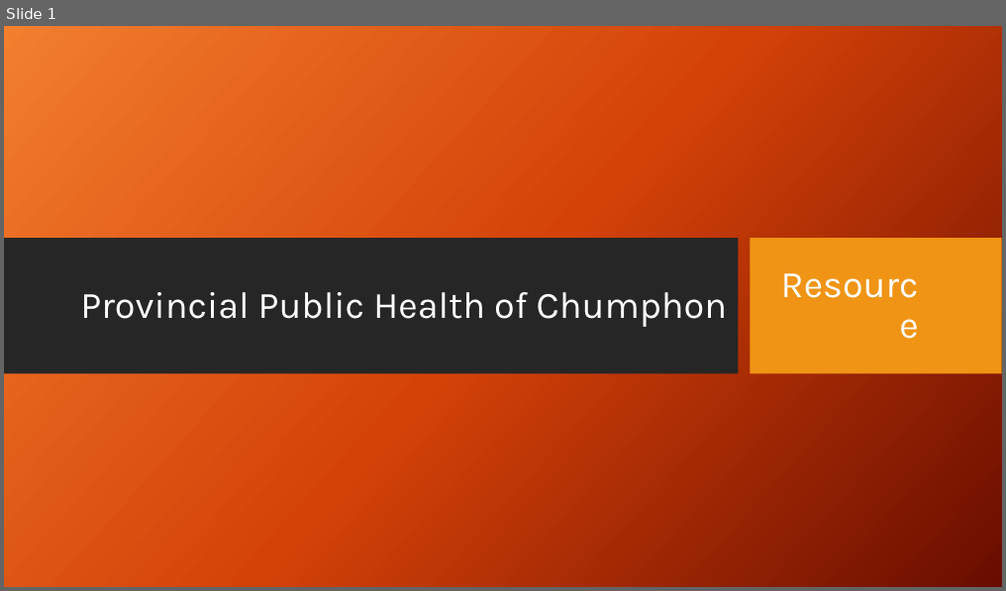
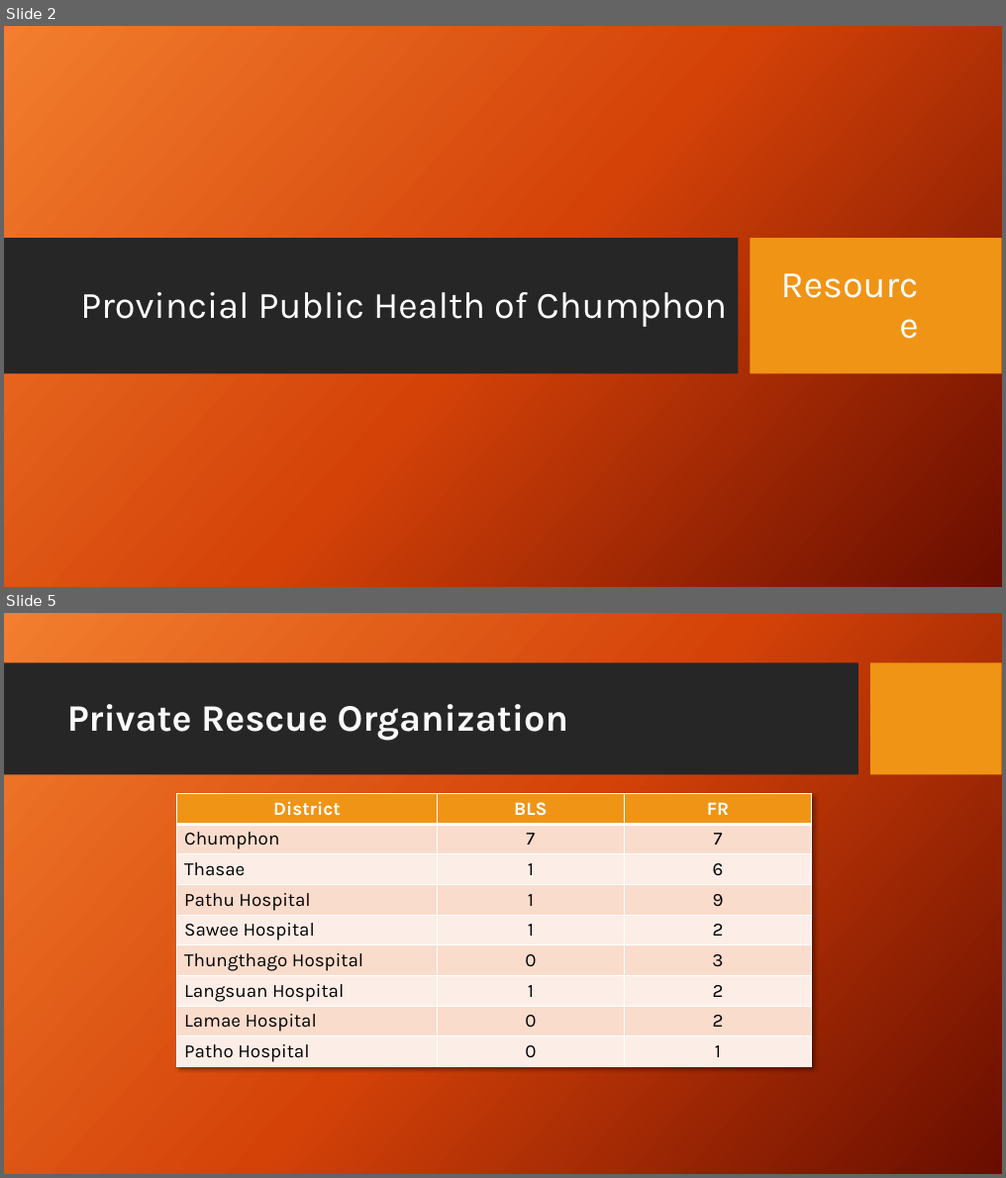
Before and after one commit to joblackpoc/Jobs_SSJ, a slide deck: gishealth_Eng.pptx. Shown one above the other, each under a label of ours: slide 1 before the commit, slides 2 and 5 after it; the slides between them are not shown. The pictures are 1006x591 and 1006x1178 pixels, drawn with LibreOffice and Linux fonts; fonts in the diff are those of the drawing; background and template pictures are left out. Boxes give left, top, right and bottom in pixels: in the first picture for what was removed or moved away, otherwise in the second. Text is boxed around its words. In the diff, an @@ line names an element or a change of style, - is before the commit and + after.

```diff
--- a/gishealth_Eng.pptx
+++ b/gishealth_Eng.pptx
@@ slide 5 added at bbox=[4, 613, 1002, 1174], background picture (left out) @@
@@ rectangle added at bbox=[4, 663, 858, 775], fill #262626 @@
@@ rectangle added at bbox=[871, 663, 1002, 775], fill #F09415 @@
@@ title added at bbox=[67, 704, 568, 740], 36 pt, text pattern #E7E6E6 on #FAFAFA, bold @@
+Private Rescue Organization
@@ table added at bbox=[177, 793, 812, 1066], 9 rows, 3 columns @@
+District | BLS | FR
+Chumphon | 7 | 7
+Thasae | 1 | 6
+Pathu Hospital | 1 | 9
+Sawee Hospital | 1 | 2
+Thungthago Hospital | 0 | 3
+Langsuan Hospital | 1 | 2
+Lamae Hospital | 0 | 2
+Patho Hospital | 0 | 1
@@ what was slide 1 is now slide 2 @@
```
Also in this commit, not shown: 4 slides changed, 3 other slides added, 3 slides removed, 2 other files.
